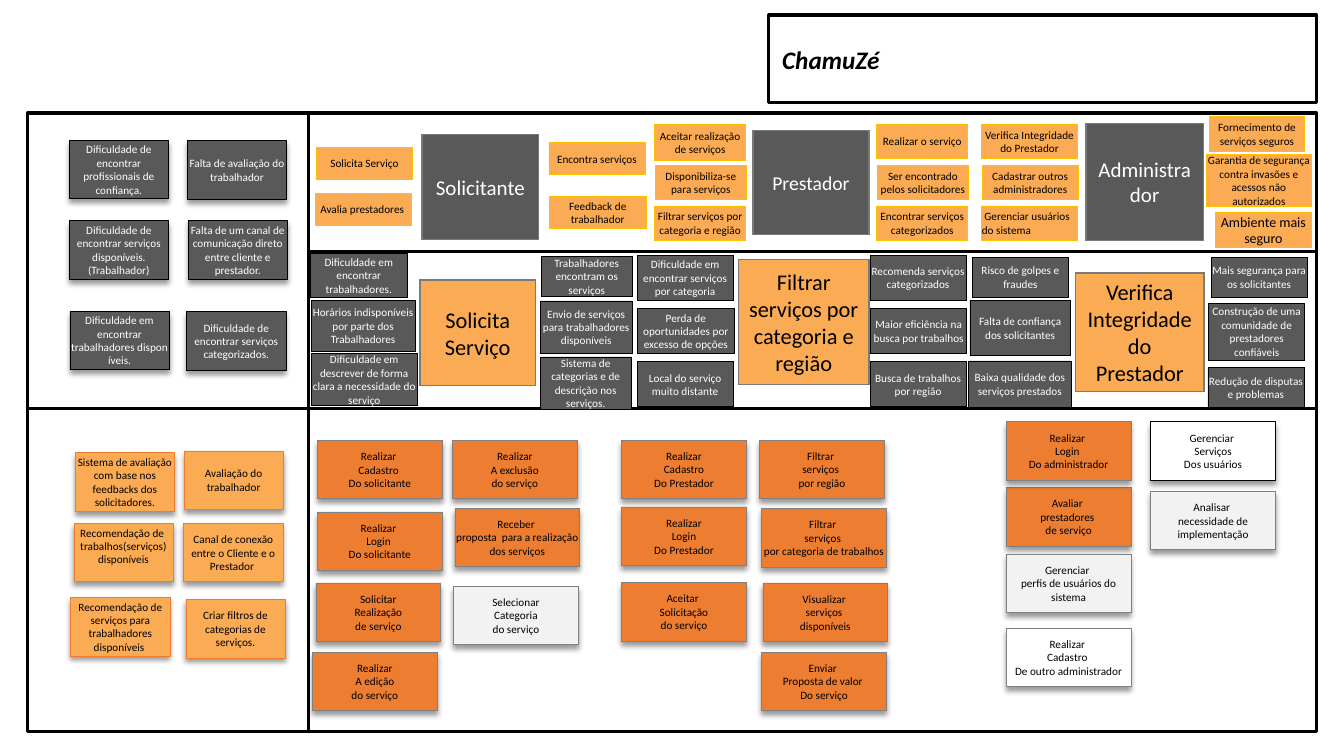
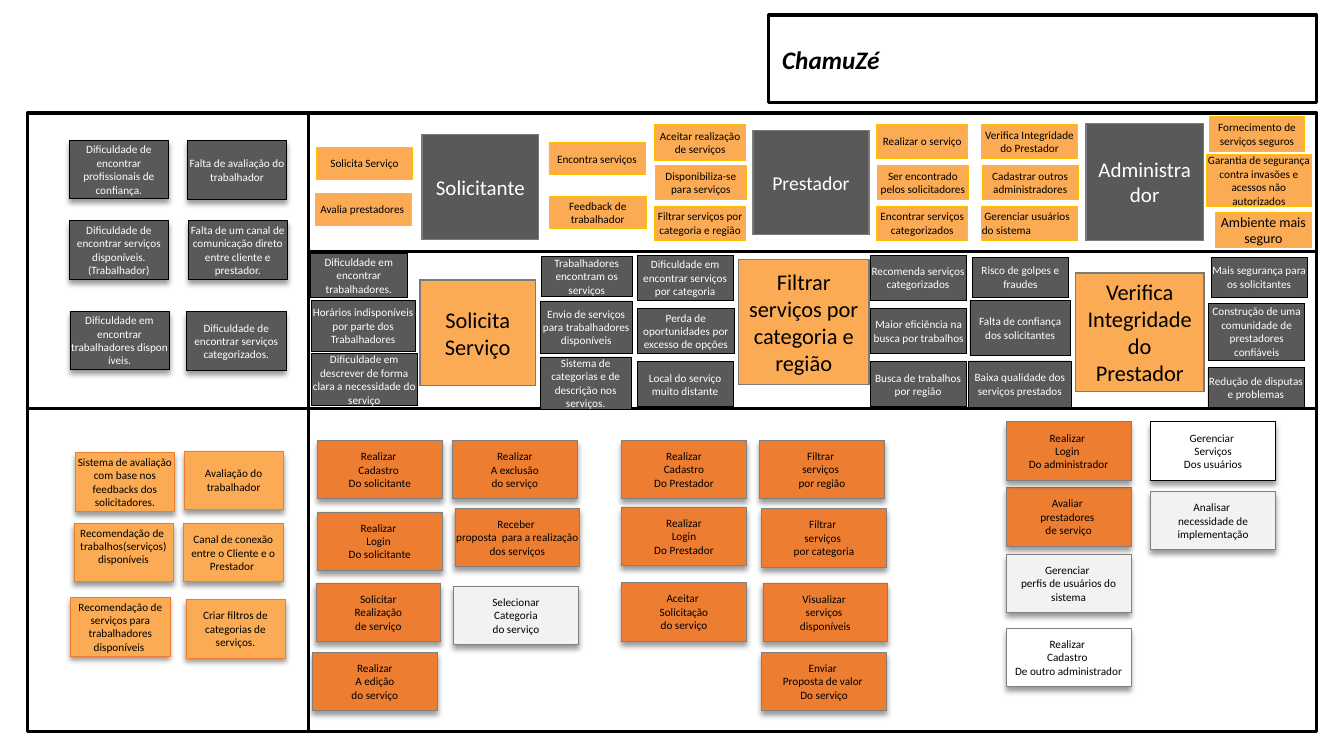
Before and after one commit to ChamuZe/ChamuZe, a slide deck: slide 1 of DOCUMENTACAO/PBB_Chamuze.pptx. Drawn at 1344x756 pixels with LibreOffice and Linux fonts; fonts in the diff are those of the drawing; background and template pictures are left out. Boxes give left, top, right and bottom in pixels: in the first picture for what was removed or moved away, otherwise in the second. Text is boxed around its words. In the diff, an @@ line names an element or a change of style, - is before the commit and + after.

```diff
--- a/DOCUMENTACAO/PBB_Chamuze.pptx
+++ b/DOCUMENTACAO/PBB_Chamuze.pptx
@@ text in rectangle at [794,547,854,557]: text changed @@
-por categoria de trabalhos
+por categoria
```
Also in this commit, not shown: 8 other files.
